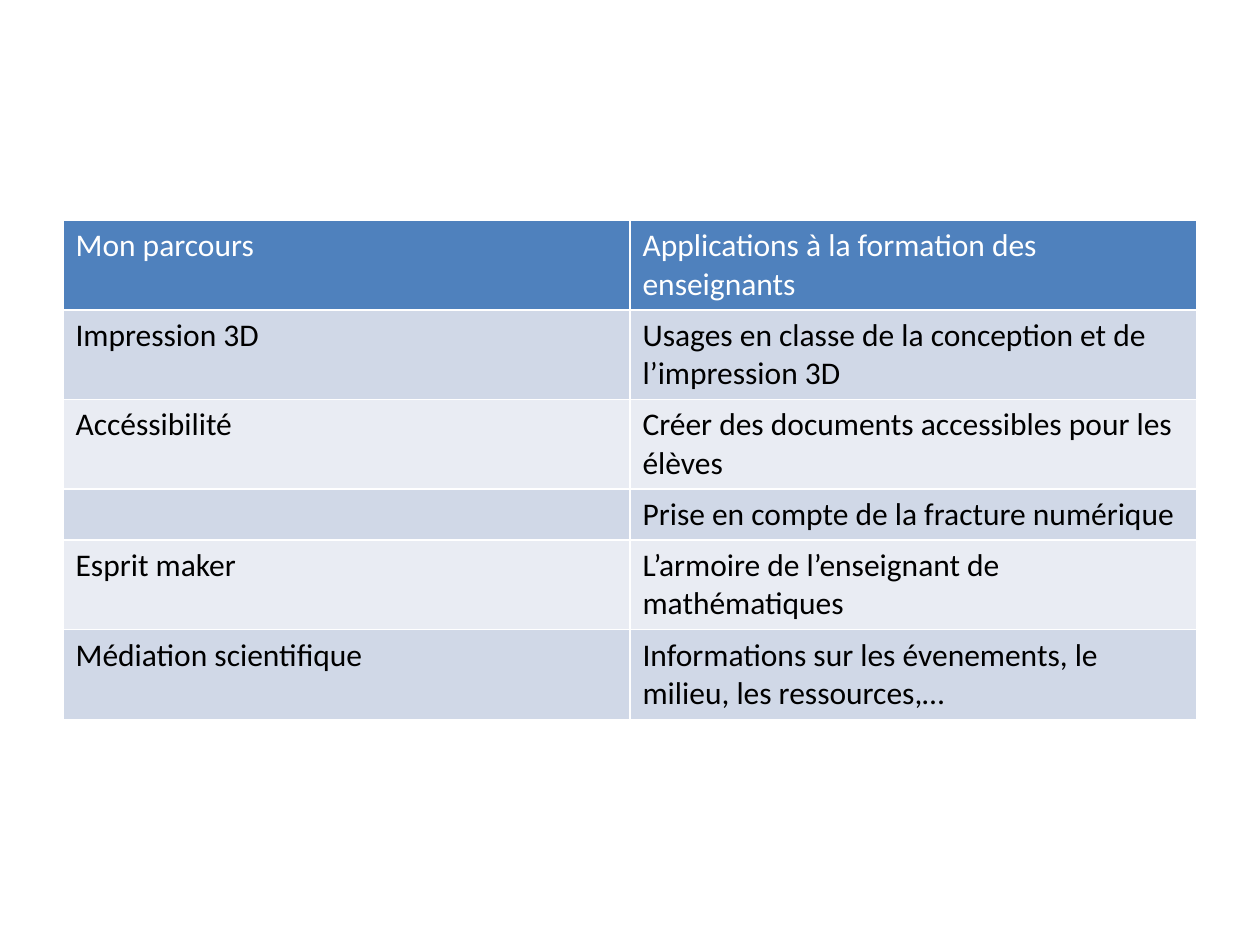
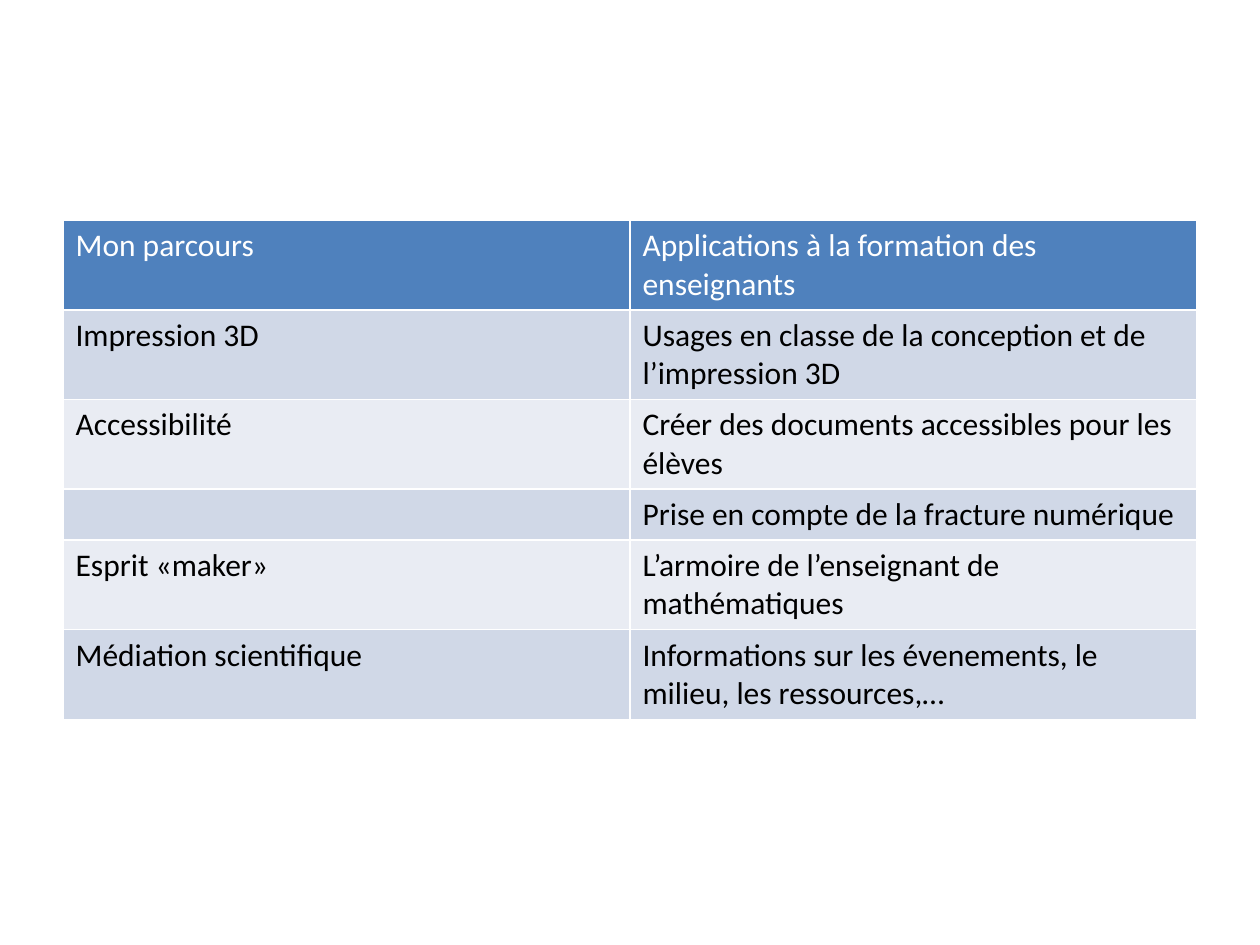
Before and after one commit to albamath/Marseille, a slide deck: slide 16 of 2020-06-01.pptx. Drawn at 1260x945 pixels with LibreOffice and Linux fonts; fonts in the diff are those of the drawing. Boxes give left, top, right and bottom in pixels: in the first picture for what was removed or moved away, otherwise in the second. Text is boxed around its words. In the diff, an @@ line names an element or a change of style, - is before the commit and + after.

```diff
--- a/2020-06-01.pptx
+++ b/2020-06-01.pptx
@@ table at [63,220,1197,843] @@
-row 3, column 1: Accéssibilité
+row 3, column 1: Accessibilité
-row 5, column 1: Esprit maker
+row 5, column 1: Esprit «maker»
```
Also in this commit, not shown: 2 other slides changed, 10 other files.
